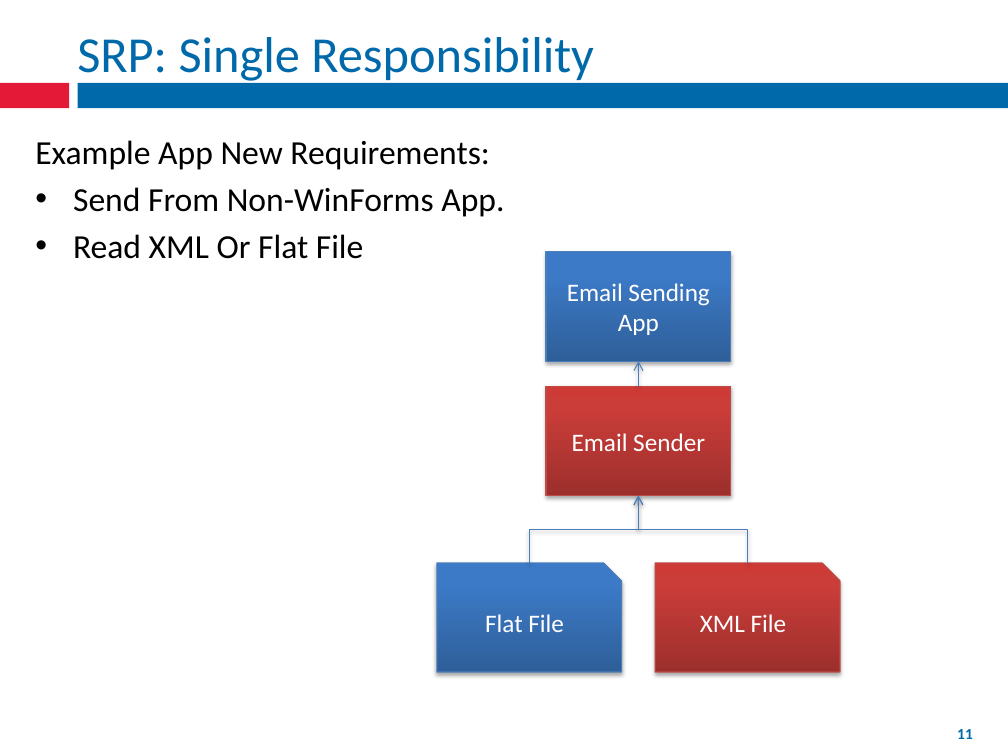
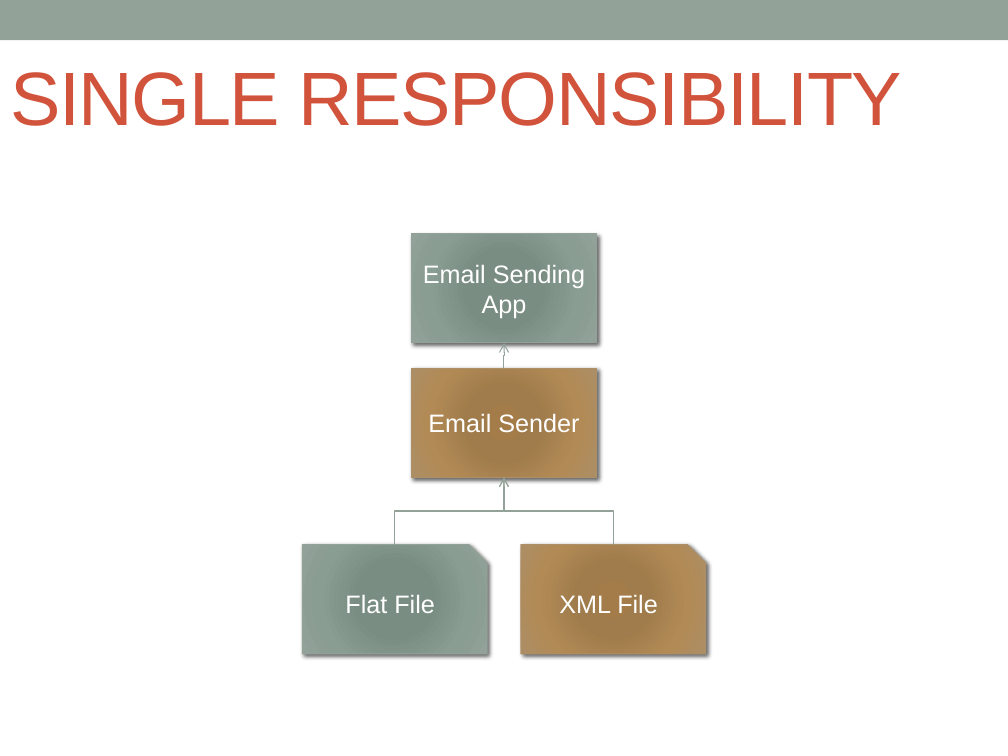
Before and after one commit to mxriverlynn/presentations-and-training, a slide deck: slide 10 of SOLID Principles - Step By Step Code/SOLID Principles Presentation.pptx (slide 11 before the commit). Drawn at 1008x756 pixels with LibreOffice and Linux fonts; fonts in the diff are those of the drawing; background and template pictures are left out. Boxes give left, top, right and bottom in pixels: in the first picture for what was removed or moved away, otherwise in the second. Text is boxed around its words. In the diff, an @@ line names an element or a change of style, - is before the commit and + after.

Commit message:
reformatted SOLID slides to a different powerpoint theme. took out a few slides that aren't needed, etc.

```diff
--- a/SOLID Principles - Step By Step Code/SOLID Principles Presentation.pptx
+++ b/SOLID Principles - Step By Step Code/SOLID Principles Presentation.pptx
@@ rectangle resized from (x1=78, y1=83, x2=1008, y2=108) to (x1=0, y1=0, x2=1008, y2=40) @@
@@ rectangle at (x1=0, y1=0, x2=1008, y2=40): fill #0069AA to #93A299 @@
@@ rectangle removed at (x1=0, y1=83, x2=70, y2=108) @@
@@ text at (x1=10, y1=72, x2=903, y2=126): text changed; size 36 to 54 pt; font Calibri to Arial; text colour #0069AA to #D2533C @@
-SRP: Single Responsibility
+SINGLE RESPONSIBILITY
@@ text removed at (x1=35, y1=140, x2=504, y2=259) @@
-Example App New Requirements:
-• Send From Non-WinForms App.
-• Read XML Or Flat File
@@ rectangle "Email Sending App" at (x1=411, y1=234, x2=596, y2=343): font Calibri to Arial; fill gradient #2F5F99 to #3D7CC7 to #3A7CCB to gradient #7B8E82 to #7B8D83 to #8A9E92 to #93A299; outline #4B7EBC 0.75 pt to #93A299 0.75 pt; shadow changed @@
@@ 2 snip rects, 2 rectangles, 1 elbow arrow moved together from (x1=436, y1=252, x2=840, y2=671) to (x1=302, y1=234, x2=706, y2=653) @@
@@ elbow arrow (504, 368) - (504, 343): stroke #4B7EBC 0.75 pt to #93A299 0.75 pt @@
@@ rectangle "Email Sender" at (x1=411, y1=368, x2=596, y2=477): font Calibri to Arial; fill gradient #9C2F2D to #CB3E3A to #CE3B37 to gradient #A37D49 to #A07C4C to #B38B55 to #AD8F67; outline #BF4C48 0.75 pt to #AD8F67 0.75 pt; shadow changed @@
@@ elbow arrow added from (395, 544) to (504, 478), #93A299 0.75 pt @@
@@ elbow arrow moved from (529, 562) - (638, 496) to (613, 544) - (504, 478) @@
@@ elbow arrow (613, 544) - (504, 478): stroke #4B7EBC 0.75 pt to #93A299 0.75 pt @@
@@ elbow arrow removed from (748, 562) to (638, 496) @@
@@ snip rect "Flat File" at (x1=302, y1=544, x2=487, y2=653): font Calibri to Arial; fill gradient #2F5F99 to #3D7CC7 to #3A7CCB to gradient #7B8E82 to #7B8D83 to #8A9E92 to #93A299; outline #4B7EBC 0.75 pt to #93A299 0.75 pt; shadow changed @@
@@ snip rect "XML File" at (x1=521, y1=544, x2=706, y2=653): font Calibri to Arial; fill gradient #9C2F2D to #CB3E3A to #CE3B37 to gradient #A37D49 to #A07C4C to #B38B55 to #AD8F67; outline #BF4C48 0.75 pt to #AD8F67 0.75 pt; shadow changed @@
@@ page number removed at (x1=957, y1=729, x2=973, y2=739) @@
-11
```
Also in this commit, not shown: 28 other slides changed, 7 slides added, 10 slides removed.
